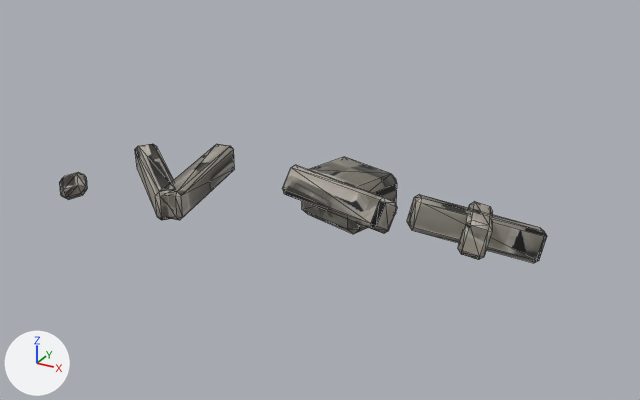
Two versions of the glTF model games/vale/art/out/maps/landmarks/camp_strays.glb, one commit apart.
Before and after are seen from a 50 mm camera at (2.17, -3.36, 1.85) aimed at (0.23, 0.17, 0.09). Every picture has the same lights, and +X, +Y and +Z are marked at lower left. The older version comes first. Mesh edges are drawn as thin lines. Vertices at exactly the same position are counted once.

The first picture shows 'camp_strays_body'.
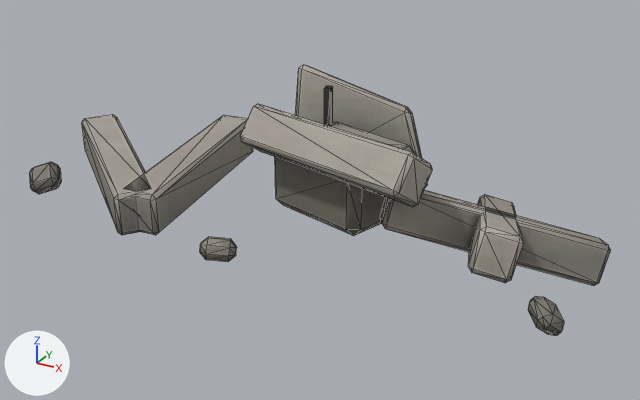
Changed parts and their boxes [x1, y1, x2, y2] in the pictures (640 x 400 px; the box of a moved part takes in the faces that stretch with it):
'camp_strays_body', reshaped, moved, rescaled (19% wider, 127% taller): before [59, 144, 547, 263]; after [29, 65, 611, 336]
part 1 of me_camp_strays_body, moved or reshaped: before [302, 157, 397, 234]; after [275, 122, 416, 236]
part 2 of me_camp_strays_body, moved or reshaped: before [59, 172, 87, 200]; after [29, 162, 61, 194]
part 3 of me_camp_strays_body, moved or reshaped (not visible before): after [200, 237, 236, 262]
part 4 of me_camp_strays_body, rebuilt (79% wider, 57% taller): before [135, 144, 173, 220]; after [82, 115, 151, 235]
part 5 of me_camp_strays_body, rebuilt (58% wider, 53% taller): before [458, 202, 493, 260]; after [468, 194, 524, 283]
part 6 of me_camp_strays_body, rebuilt: before [407, 194, 547, 263]; after [380, 190, 611, 286]
part 7 of me_camp_strays_body, rebuilt (69% wider, 49% taller): before [283, 165, 397, 234]; after [240, 104, 433, 207]
part 8 of me_camp_strays_body, rebuilt: before [168, 144, 234, 220]; after [124, 115, 253, 235]
part 9 of me_camp_strays_body, added: after [295, 65, 428, 186]
part 10 of me_camp_strays_body, added: after [528, 296, 564, 336]
part 11 of me_camp_strays_body, added: after [324, 86, 333, 126]

Edits to the bpy script that builds the scene:
```text
Change me_camp_strays_body:
    used by ob_camp_strays_body; parent = ob_camp_strays; location = (0.0868, 0.177, 0.088); scale = (1.22, 1.22, 1.22)
    remove me_camp_strays_body.from_pydata(...)  # 192 vertices, 340 faces; spans x -1.0..1.0, y -0.37..0.37, z -0.17..0.17
    add me_camp_strays_body.from_pydata(...)  # 264 vertices, 468 faces; spans x -1.0..1.0, y -0.49..0.49, z -0.26..0.26
    me_camp_strays_body part 1: the loose piece of 24 vertices spanning x 0.03..0.4, y -0.11..0.23, z -0.08..0.12 is scaled about its middle by (1.27, 1.2, 1.29), then moved by (-0.1, 0.03, -0.04)
    me_camp_strays_body part 2: the loose piece of 24 vertices spanning x -1.0..-0.87, y -0.37..-0.25, z -0.09..0.01 is moved by (0.0, 0.06, -0.07)
    me_camp_strays_body part 3: the loose piece of 24 vertices spanning x -0.11..0.05, y 0.14..0.31, z -0.1..0.02 is scaled about its middle by 0.828, then moved by (-0.02, -0.64, -0.08)
    me_camp_strays_body part 4: the loose piece of 24 vertices spanning x -0.82..-0.38, y -0.35..0.05, z -0.09..0.07 is rebuilt with 24 vertices and now spans x -1.0..-0.36, y -0.43..0.13, z -0.17..0.03
    me_camp_strays_body part 5: the loose piece of 24 vertices spanning x 0.63..0.88, y -0.16..0.37, z -0.17..0.1 is rebuilt with 24 vertices and now spans x 0.5..0.83, y -0.3..0.41, z -0.26..0.07
    me_camp_strays_body part 6: the loose piece of 24 vertices spanning x 0.5..1.0, y -0.06..0.27, z -0.17..0.1 is rebuilt with 24 vertices and now spans x 0.33..1.0, y -0.16..0.27, z -0.26..0.07
    me_camp_strays_body part 7: the loose piece of 24 vertices spanning x 0.02..0.53, y -0.28..-0.01, z 0.02..0.17 is rebuilt with 24 vertices and now spans x -0.17..0.52, y -0.29..0.06, z 0.05..0.23
    me_camp_strays_body part 8: the loose piece of 24 vertices spanning x -0.53..-0.36, y -0.33..0.21, z -0.09..0.07 is rebuilt with 24 vertices and now spans x -0.55..-0.33, y -0.39..0.36, z -0.17..0.03
    me_camp_strays_body part 9: a new loose piece of 24 vertices spanning x -0.23..0.31, y 0.23..0.49, z -0.15..0.26, in mat_camp_strays_stone (picture img_camp_strays_base)
    me_camp_strays_body part 10: a new loose piece of 24 vertices spanning x 0.89..0.99, y -0.37..-0.26, z -0.17..-0.07, in mat_camp_strays_stone (picture img_camp_strays_base)
    me_camp_strays_body part 11: a new loose piece of 24 vertices spanning x -0.03..0.0, y 0.21..0.24, z -0.09..0.24, in mat_camp_strays_stone (picture img_camp_strays_base)
Change ob_camp_strays_body:
    ob_camp_strays_body.location: (0.0868, 0.177, 0.088) -> (0.125, 0.168, 0.212)
    ob_camp_strays_body.scale: (1.22, 1.22, 1.22) -> (1.47, 1.47, 1.47)
```
